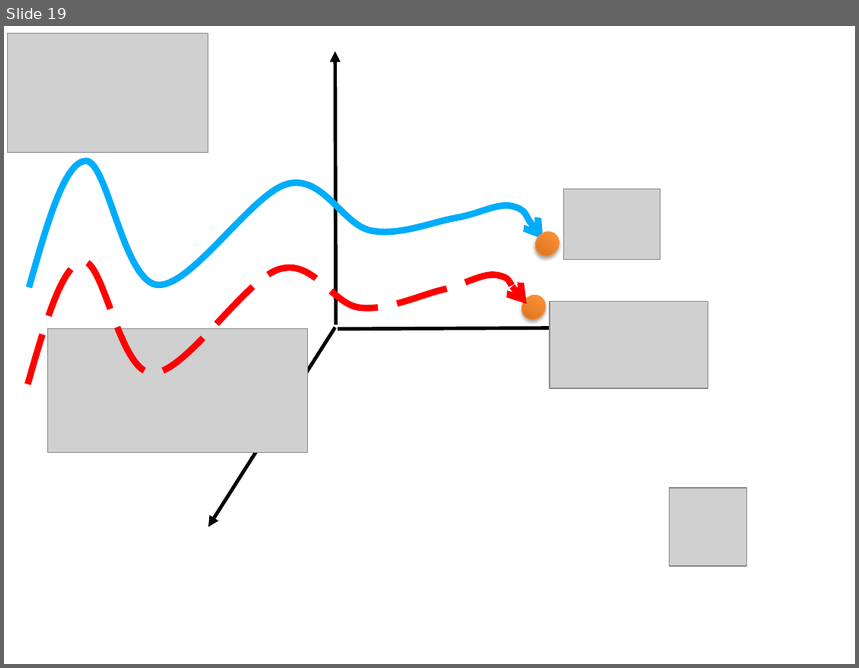
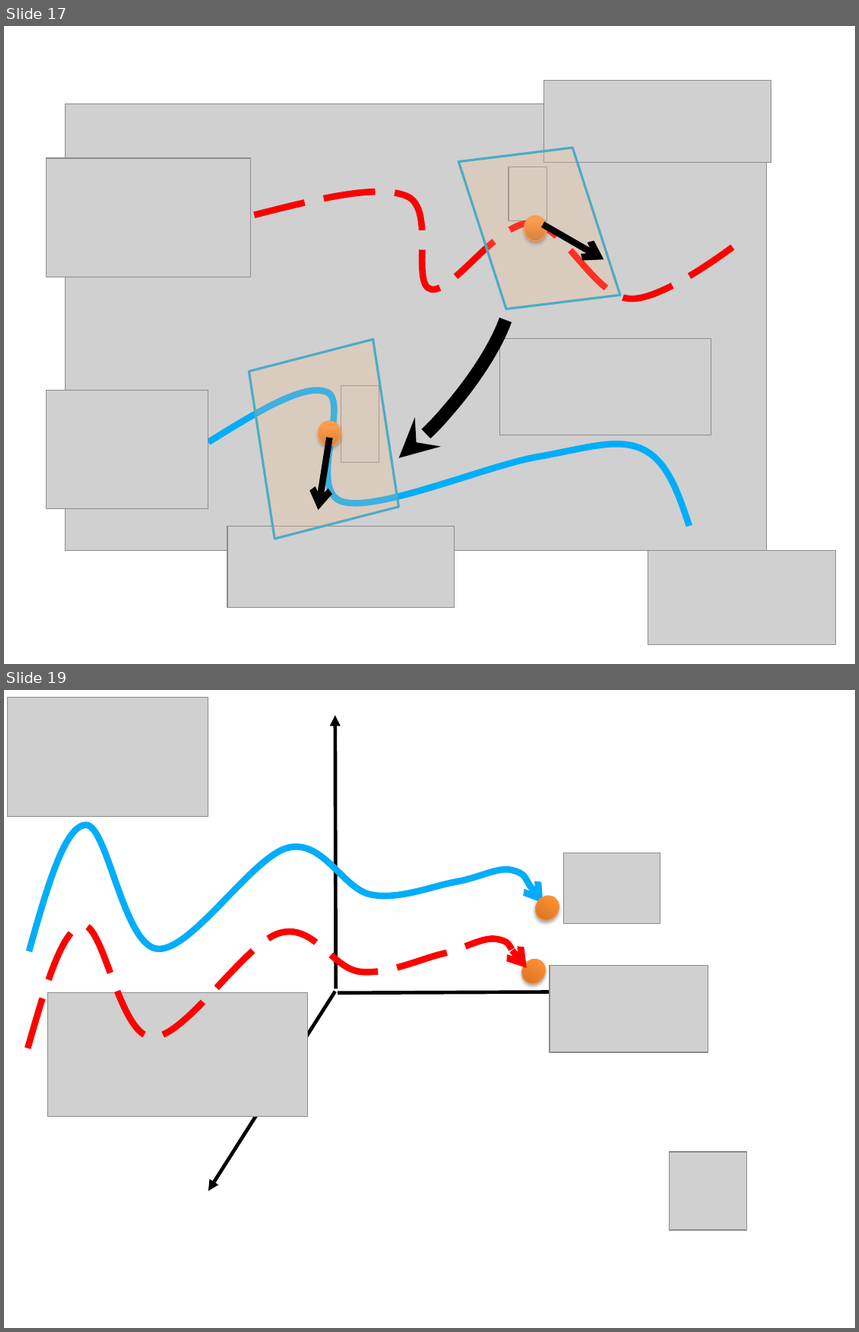
Before and after one commit to namvo88/Thesis-Quadrotor, a slide deck: StyleStuff/figures.pptx. Shown one above the other, each under a label of ours: slide 19 before the commit, slides 17 and 19 after it; the slides between them are not shown. The pictures are 859x668 and 859x1332 pixels, drawn with LibreOffice and Linux fonts; fonts in the diff are those of the drawing; grey boxes stand for pictures. Boxes give left, top, right and bottom in pixels: in the first picture for what was removed or moved away, otherwise in the second. Text is boxed around its words. In the diff, an @@ line names an element or a change of style, - is before the commit and + after.

```diff
--- a/StyleStuff/figures.pptx
+++ b/StyleStuff/figures.pptx
@@ slide 17 added at (4, 26, 855, 664), background #FFFFFF @@
@@ picture added at (544, 81, 772, 162) @@
@@ picture added at (66, 104, 767, 551) @@
@@ picture added at (46, 158, 250, 277) @@
@@ parallelogram added at (459, 144, 620, 313), fill #FAC090 at 25% opacity, outline #4BACC6 2 pt @@
@@ picture added at (509, 167, 547, 222) @@
@@ freeform shape added at (254, 192, 744, 300), outline #FF0000 5.5 pt dashed @@
@@ ellipse added at (524, 216, 547, 241), fill gradient #CC6E20 to #FF9034 to #FF9136, outline #F69240 0.75 pt @@
@@ arrow added from (543, 224) to (604, 259), #000000 5.5 pt @@
@@ arc (boxed as its full ellipse) added at (306, 256, 535, 506), outline #000000 11 pt @@
@@ parallelogram added at (233, 340, 415, 540), fill #FAC090 at 25% opacity, outline #4BACC6 2 pt @@
@@ picture added at (500, 338, 712, 436) @@
@@ picture added at (46, 390, 208, 509) @@
@@ freeform shape added at (208, 390, 690, 525), outline #00ADFA 5.5 pt @@
@@ picture added at (341, 386, 379, 463) @@
@@ ellipse added at (318, 421, 341, 446), fill gradient #CC6E20 to #FF9034 to #FF9136, outline #F69240 0.75 pt @@
@@ arrow added from (329, 438) to (318, 510), #000000 5.5 pt @@
@@ picture added at (228, 527, 455, 608) @@
@@ picture added at (648, 551, 835, 645) @@
```
Also in this commit, not shown: 1 slide removed, 23 other files.
